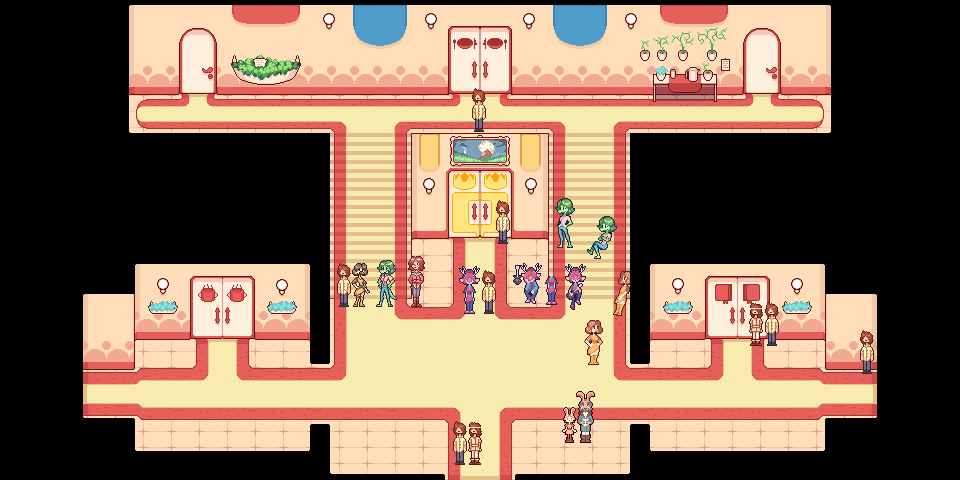
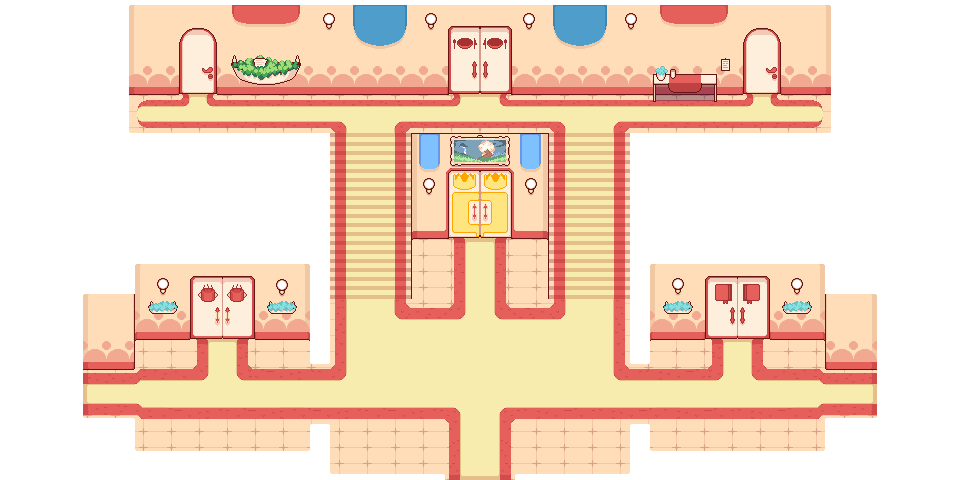
The second 960 x 480 image is a revision of the first. Changes to its layers:
painted on "флаги" over <box>419,134,541,169</box>
hid "герой" over <box>337,88,874,465</box>
hid "кувшин и растение" over <box>640,27,727,82</box>
painted on "основа" over <box>83,94,877,480</box>
